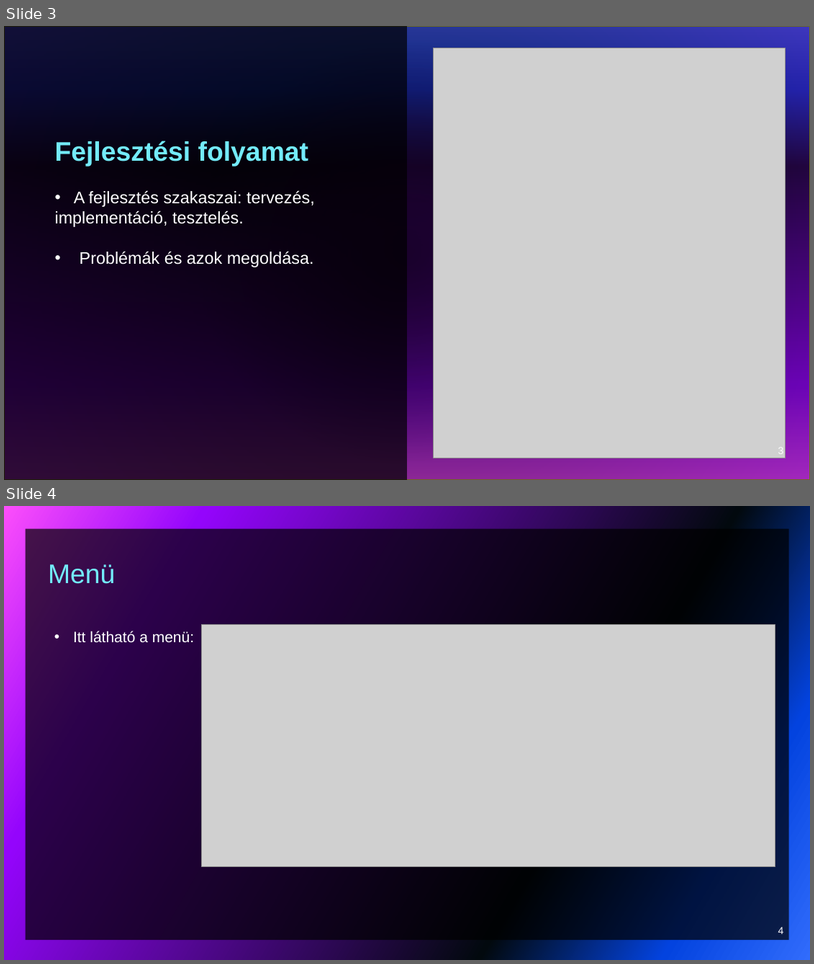
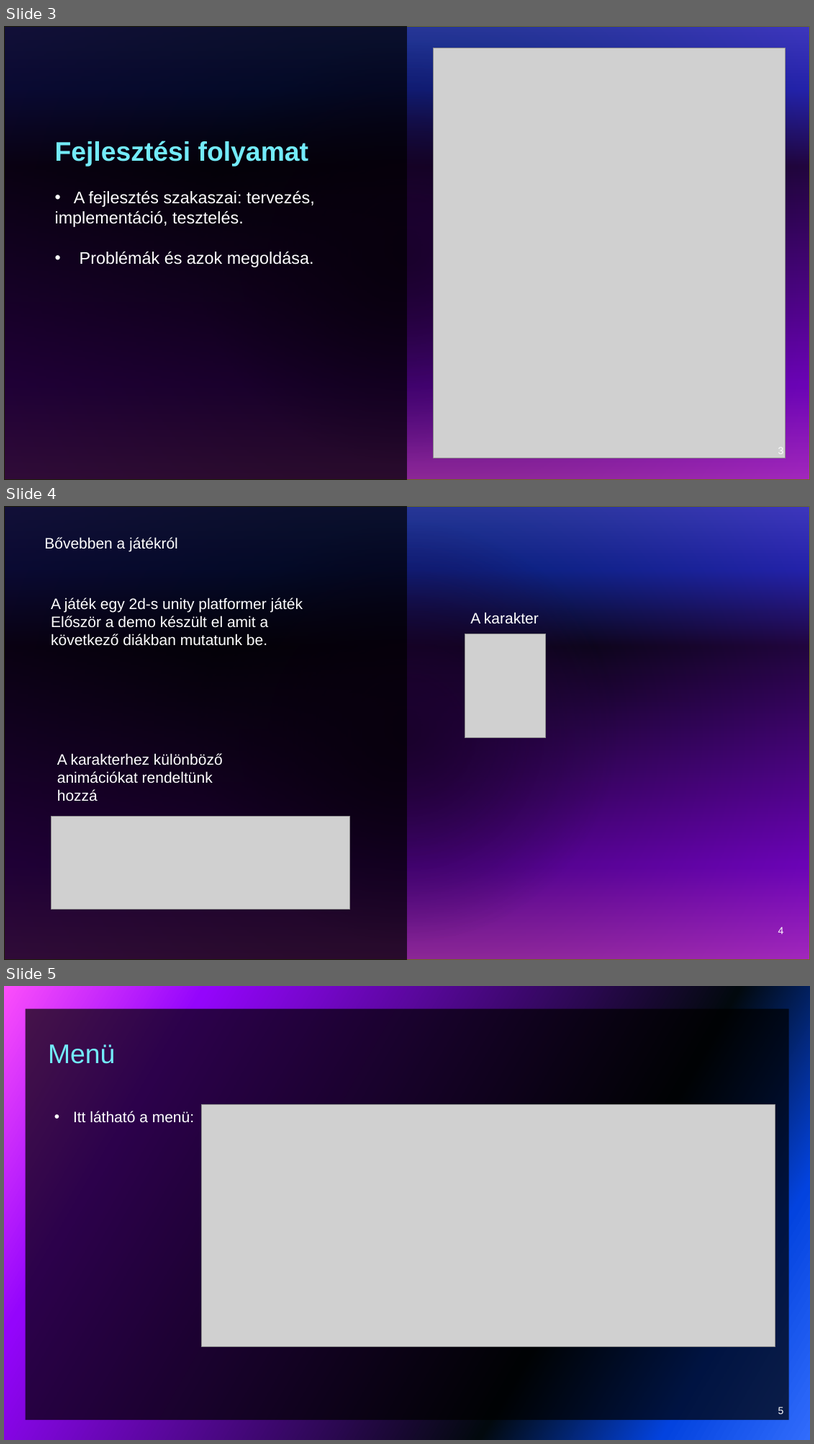
Before and after one commit to vargab3/Jumpermain, a slide deck: JUMPER.pptx. Shown one above the other, each under a label of ours: slides 3 and 4 before the commit, slides 3, 4 and 5 after it. The pictures are 814x964 and 814x1444 pixels, drawn with LibreOffice and Linux fonts; fonts in the diff are those of the drawing; grey boxes stand for pictures. Boxes give left, top, right and bottom in pixels: in the first picture for what was removed or moved away, otherwise in the second. Text is boxed around its words. In the diff, an @@ line names an element or a change of style, - is before the commit and + after.

```diff
--- a/JUMPER.pptx
+++ b/JUMPER.pptx
@@ slide 4 added at (4, 506, 810, 960), background gradient #316CFC to #0343DF to #02090E to #9405FC to #FC4EFB; not listed: 2 template elements that a slide beside it also shows @@
@@ text added at (44, 537, 178, 551), 18 pt, text #FFFFFF @@
+Bővebben a játékról
@@ text added at (51, 597, 303, 646), 18 pt, text #FFFFFF @@
+A játék egy 2d-s unity platformer játék
+Először a demo készült el amit a következő diákban mutatunk be.
@@ text added at (471, 612, 539, 624), 18 pt, text #FFFFFF @@
+A karakter
@@ picture added at (465, 633, 546, 738) @@
@@ text added at (57, 753, 223, 801), 18 pt, text #FFFFFF @@
+A karakterhez különböző animációkat rendeltünk hozzá
@@ picture added at (52, 816, 350, 908) @@
@@ page number added at (779, 926, 784, 934), 12 pt, text #FFFFFF @@
+4
@@ what was slide 4 is now slide 5 @@
@@ page number at (779, 1406, 784, 1414): text changed @@
-4
+5
```
Also in this commit, not shown: 1 slide changed, 3 other slides added, 7 slides removed.
